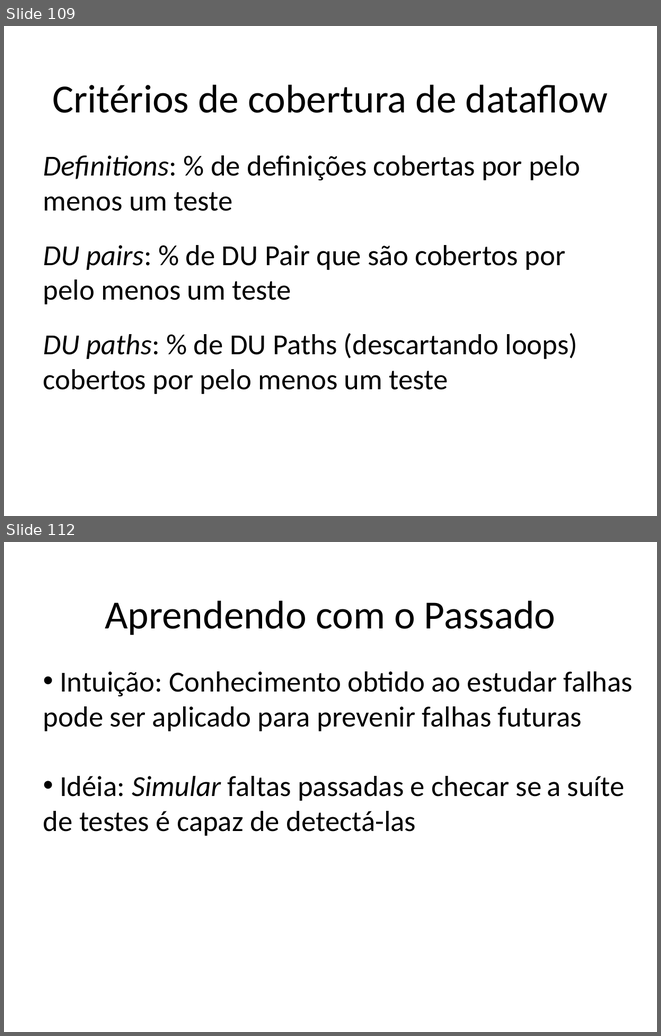
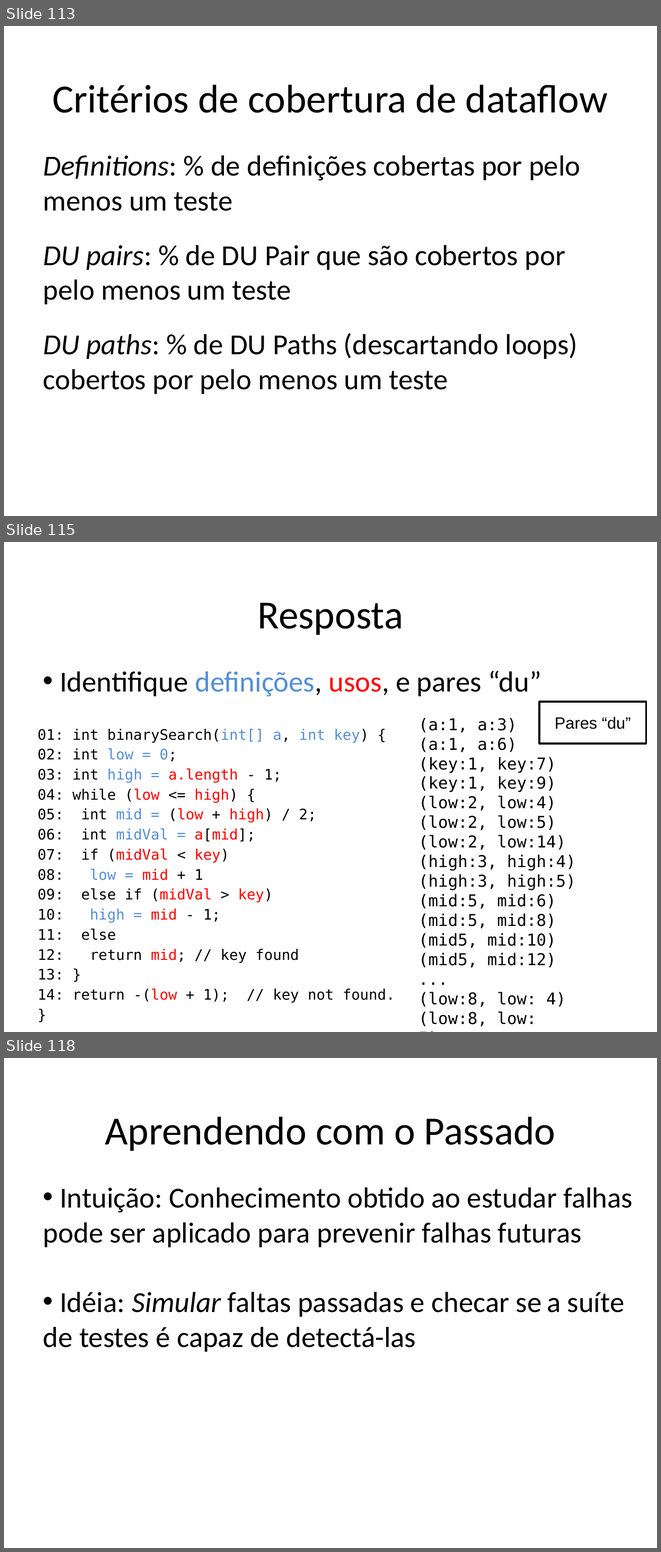
Before and after one commit to STAR-RG/testing-cin, a slide deck: slides.pptx. Shown one above the other, each under a label of ours: slides 109 and 112 before the commit, slides 113, 115 and 118 after it; the slides between them are not shown. The pictures are 661x1036 and 661x1552 pixels, drawn with LibreOffice and Linux fonts; fonts in the diff are those of the drawing. Boxes give left, top, right and bottom in pixels: in the first picture for what was removed or moved away, otherwise in the second. Text is boxed around its words. In the diff, an @@ line names an element or a change of style, - is before the commit and + after.

```diff
--- a/slides.pptx
+++ b/slides.pptx
@@ slide 115 added at [4, 542, 657, 1032], background #FFFFFF @@
@@ text added at [257, 602, 403, 635], 44 pt, text #000000 @@
+Resposta
@@ text added at [60, 670, 541, 696], 32 pt, text #000000 @@
+• Identifique definições, usos, e pares “du”
@@ rectangle added at [539, 702, 646, 743], fill #FFFFFF, outline #000000 2 pt, 18 pt, text #000000 @@
+Pares “du”
@@ text added at [37, 729, 395, 1003], 16 pt, text #000000 @@
+01: int binarySearch(int[] a, int key) {
+02: int low = 0;
+03: int high = a.length - 1;
+04: while (low <= high) {
+05: int mid = (low + high) / 2;
+06: int midVal = a[mid];
+07: if (midVal < key)
+08: low = mid + 1
+09: else if (midVal > key)
+10: high = mid - 1;
+11: else
+12: return mid; // key found
+13: }
+14: return -(low + 1); // key not found. }
@@ text added at [418, 717, 576, 1026], 18 pt, text #000000 @@
+(a:1, a:3)
+(a:1, a:6)
+(key:1, key:7)
+(key:1, key:9)
+(low:2, low:4)
+(low:2, low:5)
+(low:2, low:14)
+(high:3, high:4)
+(high:3, high:5)
+(mid:5, mid:6)
+(mid:5, mid:8)
+(mid5, mid:10)
+(mid5, mid:12)
+...
+(low:8, low: 4)
+(low:8, low: 5) ...
@@ what was slide 109 is now slide 113 @@
@@ what was slide 112 is now slide 118 @@
```
Also in this commit, not shown: 10 slides changed, 7 other slides added, 1 slide removed.
